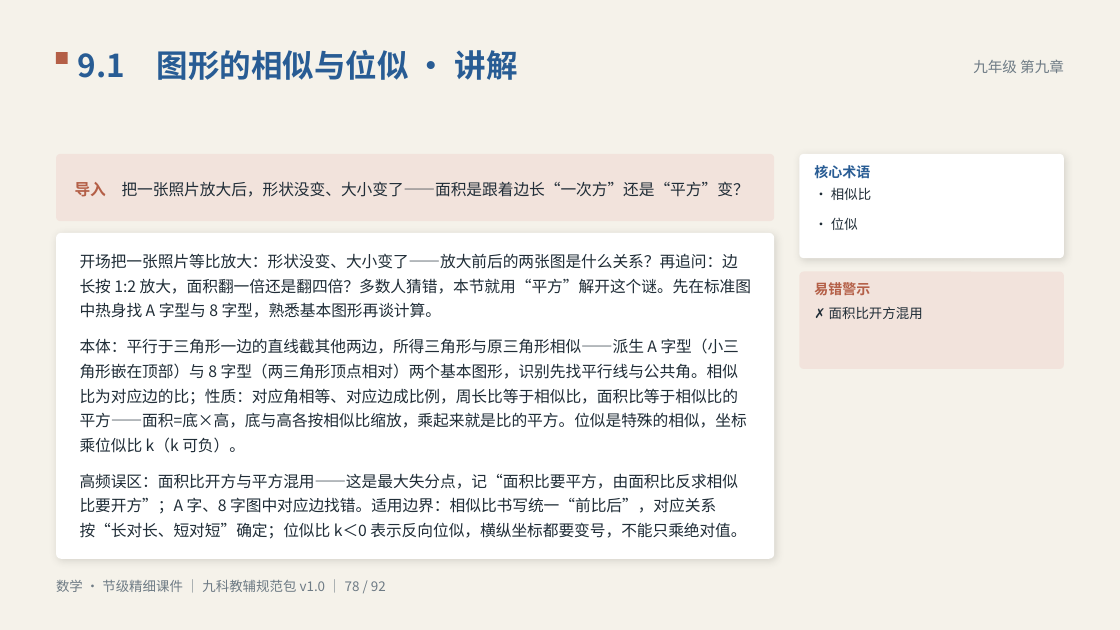
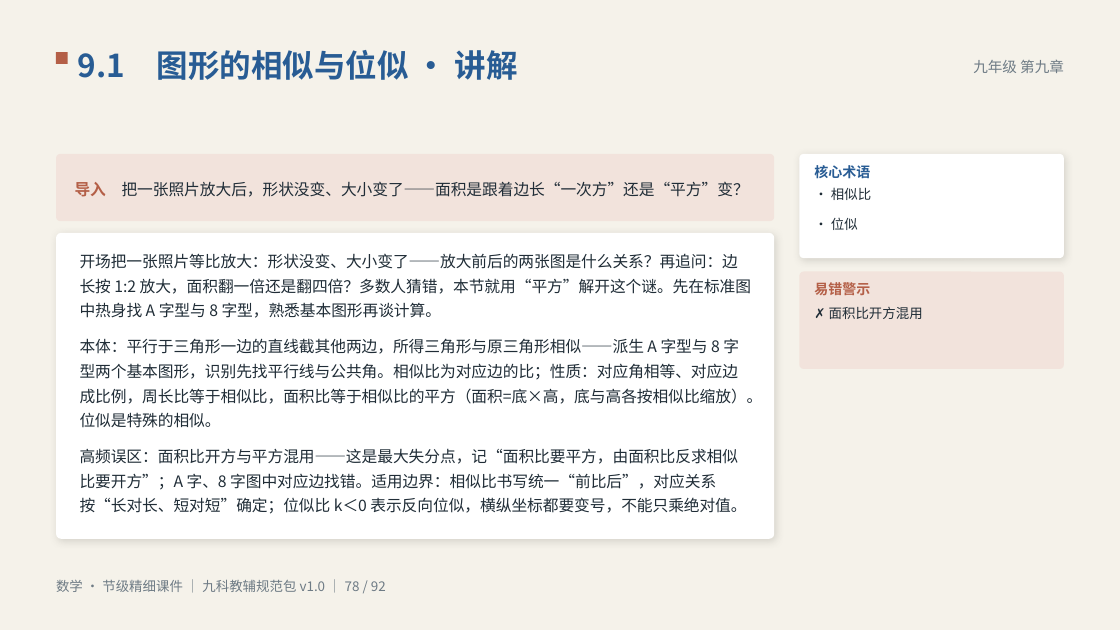
Before and after one commit to vimalinx/jiajiao-courseware, a slide deck: slide 78 of pptx/数学·节级精细讲解课件.pptx. Drawn at 1120x630 pixels with LibreOffice and Linux fonts; fonts in the diff are those of the drawing. Boxes give left, top, right and bottom in pixels: in the first picture for what was removed or moved away, otherwise in the second. Text is boxed around its words. In the diff, an @@ line names an element or a change of style, - is before the commit and + after.

```diff
--- a/pptx/数学·节级精细讲解课件.pptx
+++ b/pptx/数学·节级精细讲解课件.pptx
@@ rounded rectangle: place and size @@
-rounded rectangle at [56, 233, 775, 559]
+rounded rectangle at [56, 233, 775, 539]
@@ rounded rectangle at [56, 233, 775, 539]: proportions changed @@
@@ text at [80, 338, 763, 428]: text changed @@
-本体：平行于三角形一边的直线截其他两边，所得三角形与原三角形相似——派生 A 字型（小三角形嵌在顶部）与 8 字型（两三角形顶点相对）两个基本图形，识别先找平行线与公共角。相似比为对应边的比；性质：对应角相等、对应边成比例，周长比等于相似比，面积比等于相似比的平方——面积=底×高，底与高各按相似比缩放，乘起来就是比的平方。位似是特殊的相似，坐标乘位似比 k（k 可负）。
+本体：平行于三角形一边的直线截其他两边，所得三角形与原三角形相似——派生 A 字型与 8 字型两个基本图形，识别先找平行线与公共角。相似比为对应边的比；性质：对应角相等、对应边成比例，周长比等于相似比，面积比等于相似比的平方（面积=底×高，底与高各按相似比缩放）。位似是特殊的相似。
```
Also in this commit, not shown: 7 other slides changed, 30 other files.
